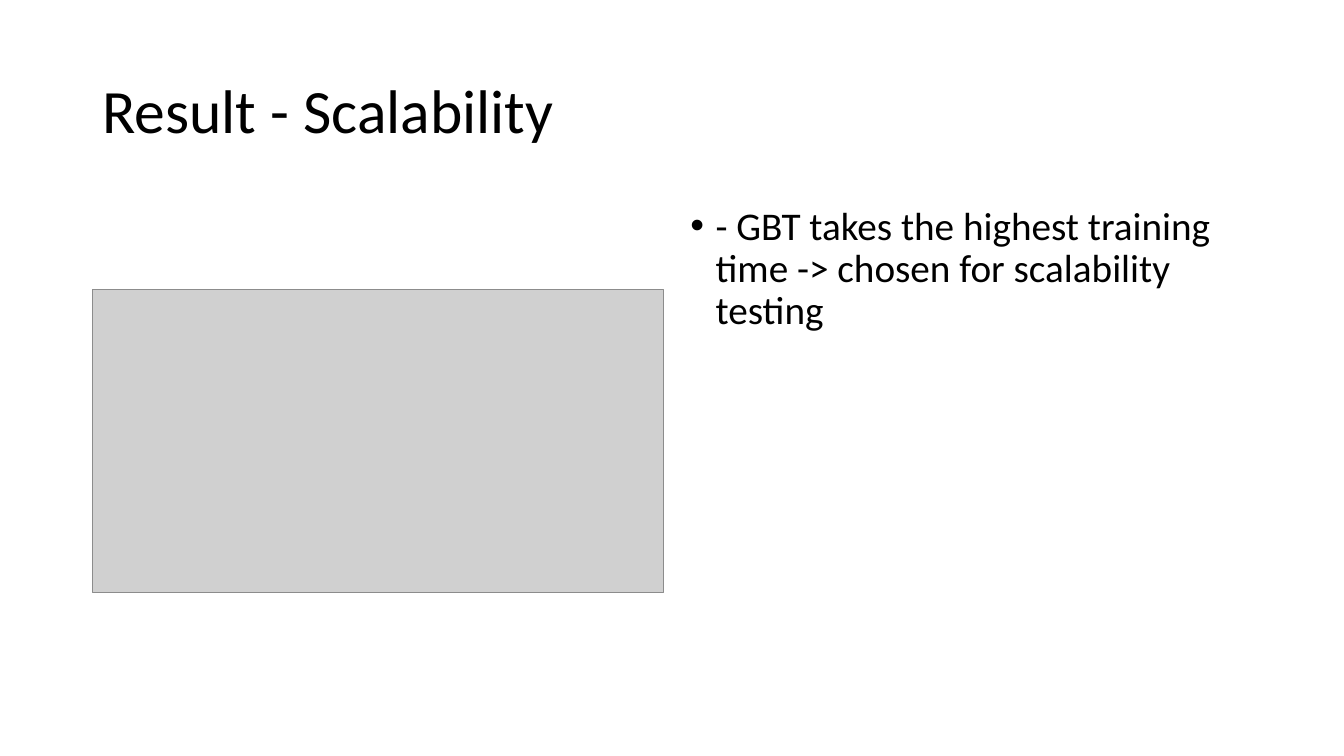
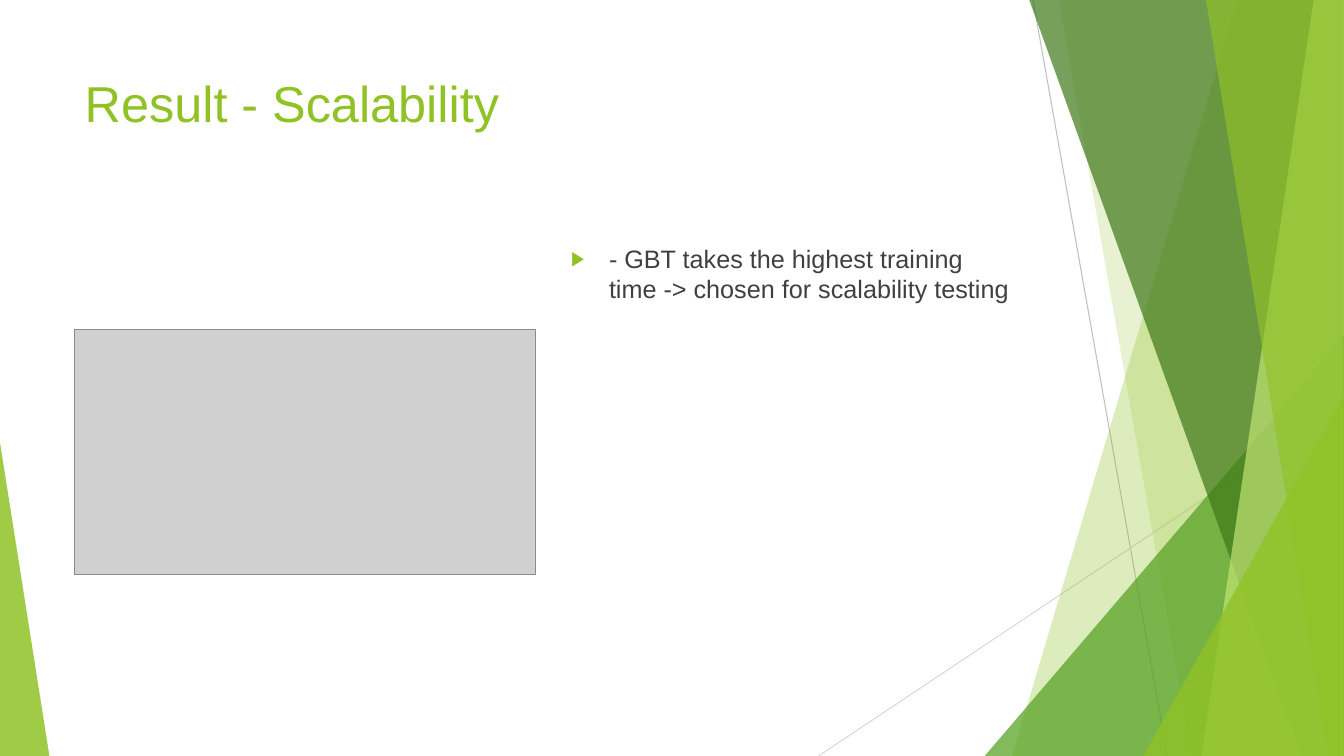
Before and after one commit to nhatthuan97/Qualifying_Final, a slide deck: slide 36 of Presentation.pptx. Drawn at 1344x756 pixels with LibreOffice and Linux fonts; fonts in the diff are those of the drawing; grey boxes stand for pictures. Boxes give left, top, right and bottom in pixels: in the first picture for what was removed or moved away, otherwise in the second. Text is boxed around its words. In the diff, an @@ line names an element or a change of style, - is before the commit and + after.

```diff
--- a/Presentation.pptx
+++ b/Presentation.pptx
@@ title "Result - Scalability": place and size @@
-title "Result - Scalability" at bbox=[102, 90, 553, 143]
+title "Result - Scalability" at bbox=[85, 85, 499, 132]
@@ title "Result - Scalability" at bbox=[85, 85, 499, 132]: size 44 to 36 pt, font Calibri to Arial, text colour #000000 to #90C226; line spacing 0.9 to 1; vertical alignment middle to top @@
@@ text "- GBT takes the highest ...": place and size @@
-text "- GBT takes the highest ..." at bbox=[716, 212, 1210, 331]
+text "- GBT takes the highest ..." at bbox=[609, 249, 1008, 304]
@@ text "- GBT takes the highest ..." at bbox=[609, 249, 1008, 304]: size 28 to 18 pt, font Calibri to Arial, text colour #000000 to #404040; bullet • to ▶; line spacing 0.9 to 1 @@
@@ picture: place and size @@
-picture at bbox=[93, 289, 664, 592]
+picture at bbox=[75, 330, 535, 574]
@@ group added at bbox=[0, 0, 1344, 756]: 5 freeform shapes, 3 triangles, 2 lines @@
```
Also in this commit, not shown: 42 other slides changed, 1 slide added.
